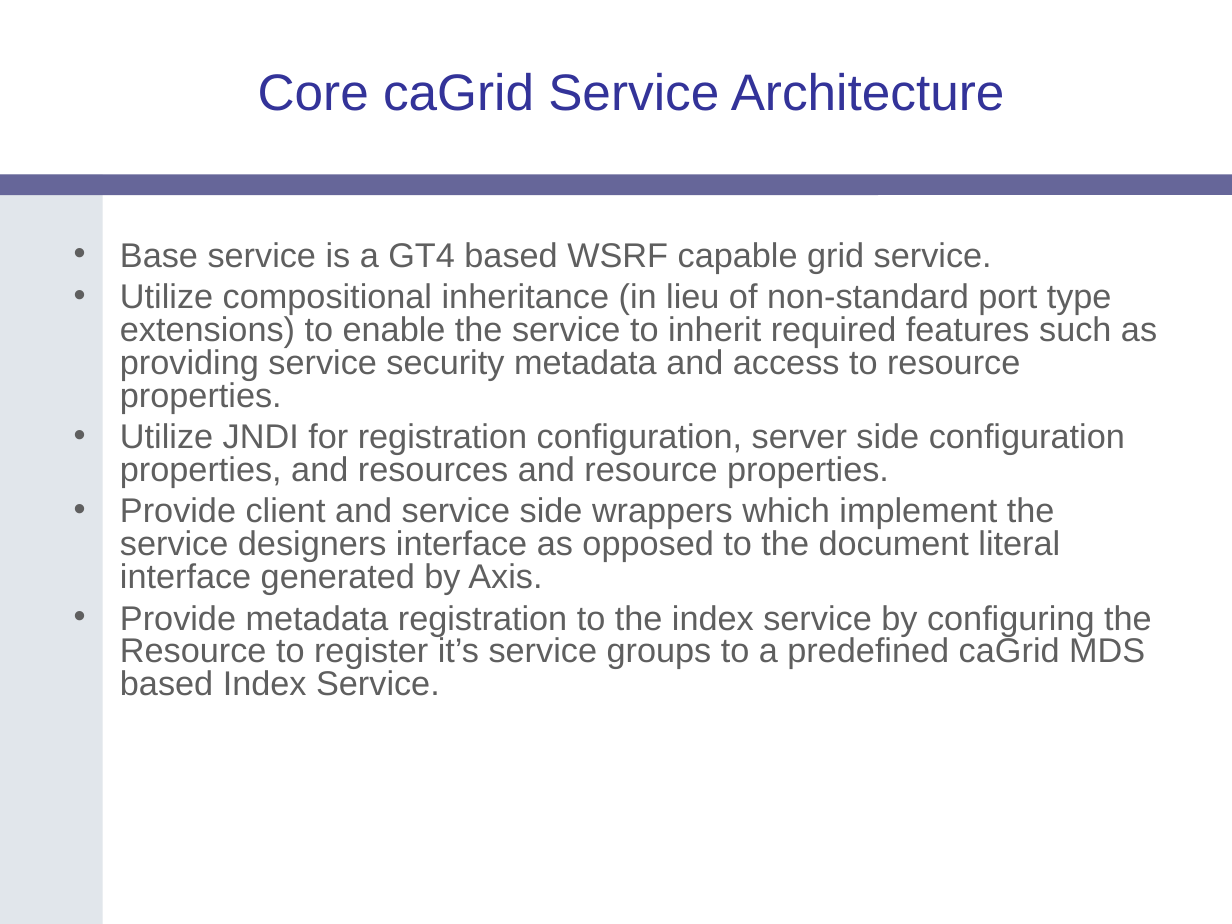
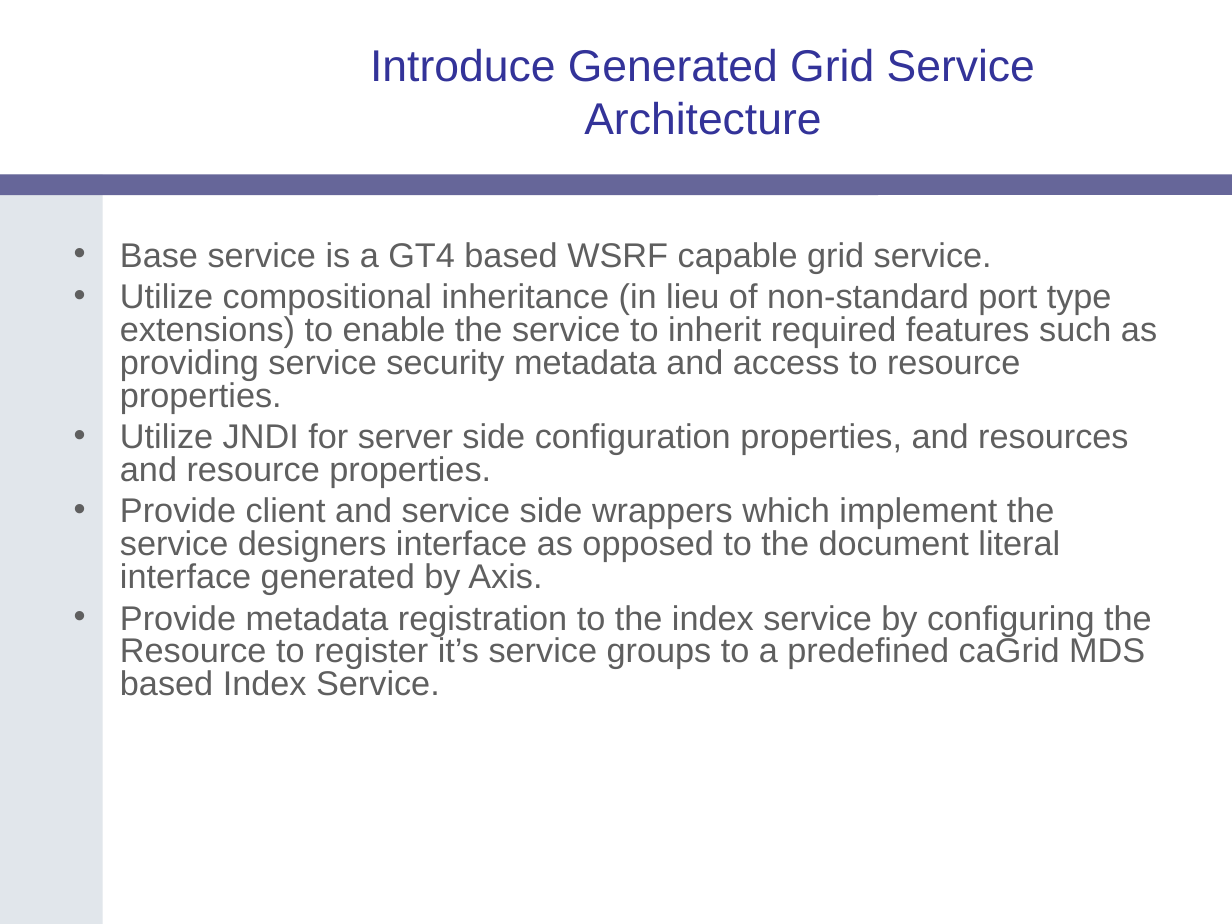
Before and after one commit to NCIP/cagrid-portal, a slide deck: slide 7 of cagrid-1-0/Documentation/presentations/introduce/gridWorld-2006-Introduce.ppt (slide 12 before the commit). Drawn at 1232x924 pixels with LibreOffice and Linux fonts; fonts in the diff are those of the drawing; background and template pictures are left out. Boxes give left, top, right and bottom in pixels: in the first picture for what was removed or moved away, otherwise in the second. Text is boxed around its words. In the diff, an @@ line names an element or a change of style, - is before the commit and + after.

```diff
--- a/cagrid-1-0/Documentation/presentations/introduce/gridWorld-2006-Introduce.ppt
+++ b/cagrid-1-0/Documentation/presentations/introduce/gridWorld-2006-Introduce.ppt
@@ title at bbox=[370, 48, 1035, 135]: text changed; size 30 to 26 pt @@
-Core caGrid Service Architecture
+Introduce Generated Grid Service Architecture
@@ text at bbox=[120, 423, 1128, 487]: text changed @@
-• Utilize JNDI for registration configuration, server side configuration properties, and resources and resource properties.
+• Utilize JNDI for server side configuration properties, and resources and resource properties.
```
Also in this commit, not shown: 10 other slides changed, 3 slides added, 13 slides removed.
